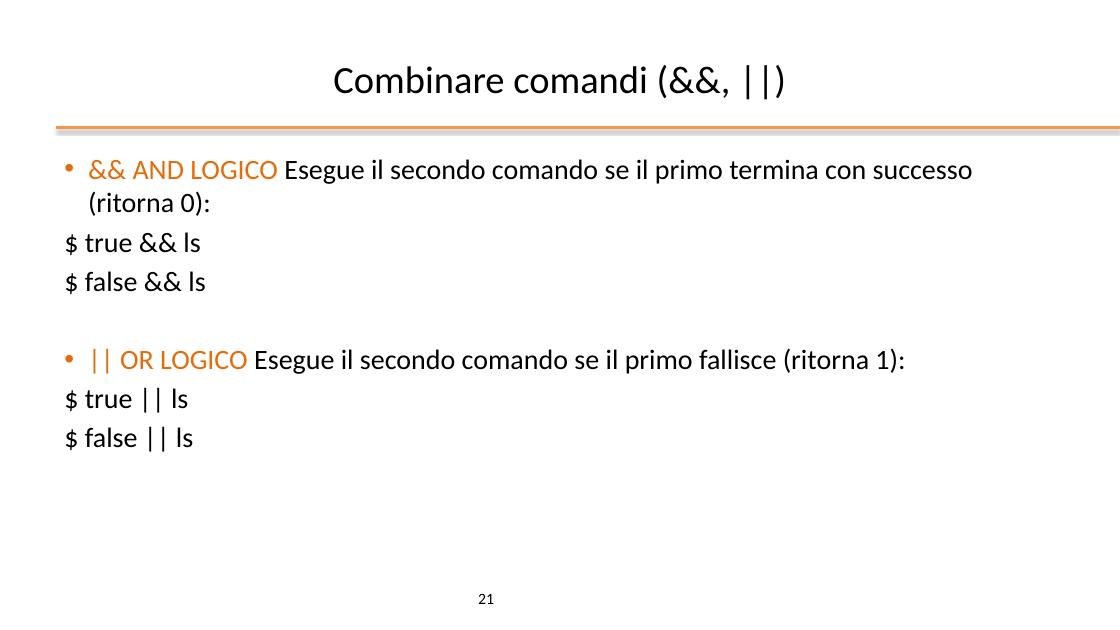
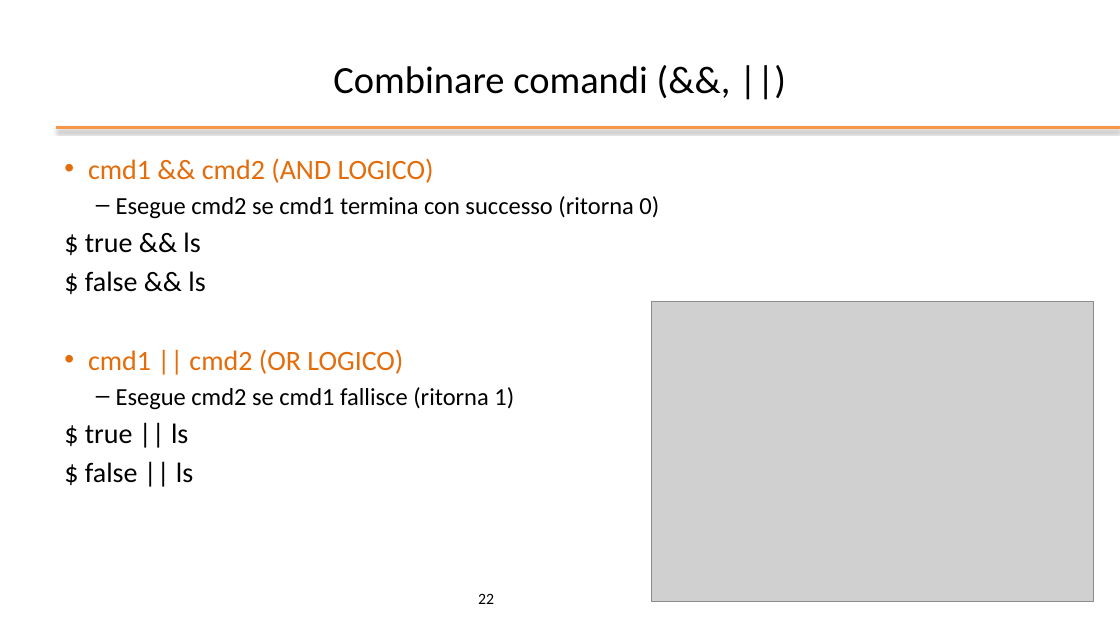
Before and after one commit to gabricatta7/operatingsystemsbsc, a slide deck: slide 22 of bash/slides/ppt/02 - Bash Shell.pptx (slide 21 before the commit). Drawn at 1120x630 pixels with LibreOffice and Linux fonts; fonts in the diff are those of the drawing; grey boxes stand for pictures; background and template pictures are left out. Boxes give left, top, right and bottom in pixels: in the first picture for what was removed or moved away, otherwise in the second. Text is boxed around its words. In the diff, an @@ line names an element or a change of style, - is before the commit and + after.

```diff
--- a/bash/slides/ppt/02 - Bash Shell.pptx
+++ b/bash/slides/ppt/02 - Bash Shell.pptx
@@ text at [88,158,659,219]: text changed; size 24 to 21 pt @@
-• && AND LOGICO Esegue il secondo comando se il primo termina con successo (ritorna 0):
+• cmd1 && cmd2 (AND LOGICO)
+  – Esegue cmd2 se cmd1 termina con successo (ritorna 0)
@@ picture added at [651,302,1094,602] @@
@@ text at [88,349,514,410]: text changed; size 24 to 21 pt @@
-• || OR LOGICO Esegue il secondo comando se il primo fallisce (ritorna 1):
+• cmd1 || cmd2 (OR LOGICO)
+  – Esegue cmd2 se cmd1 fallisce (ritorna 1)
@@ page number at [478,594,494,604]: text changed @@
-21
+22
```
Also in this commit, not shown: 9 other slides changed, 2 other files.
